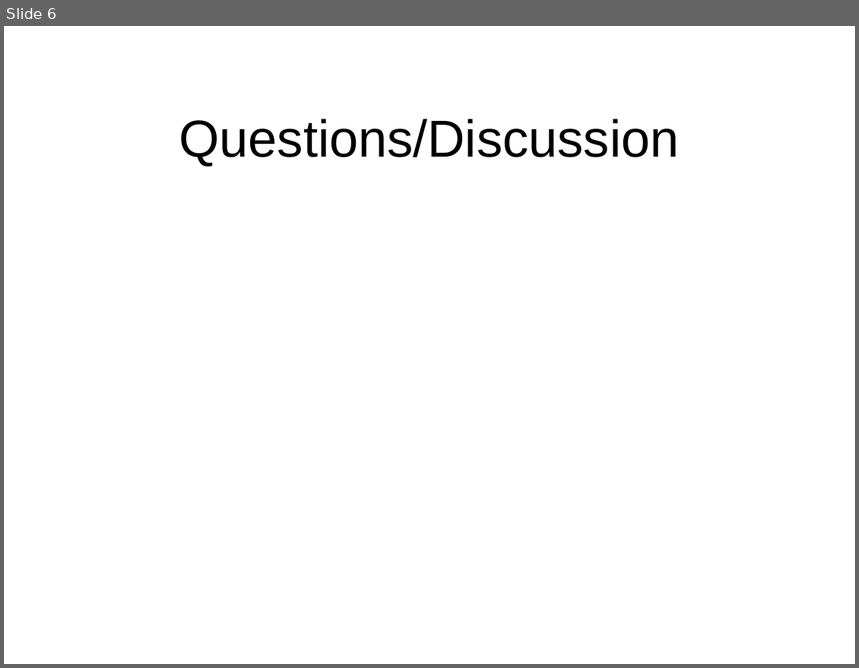
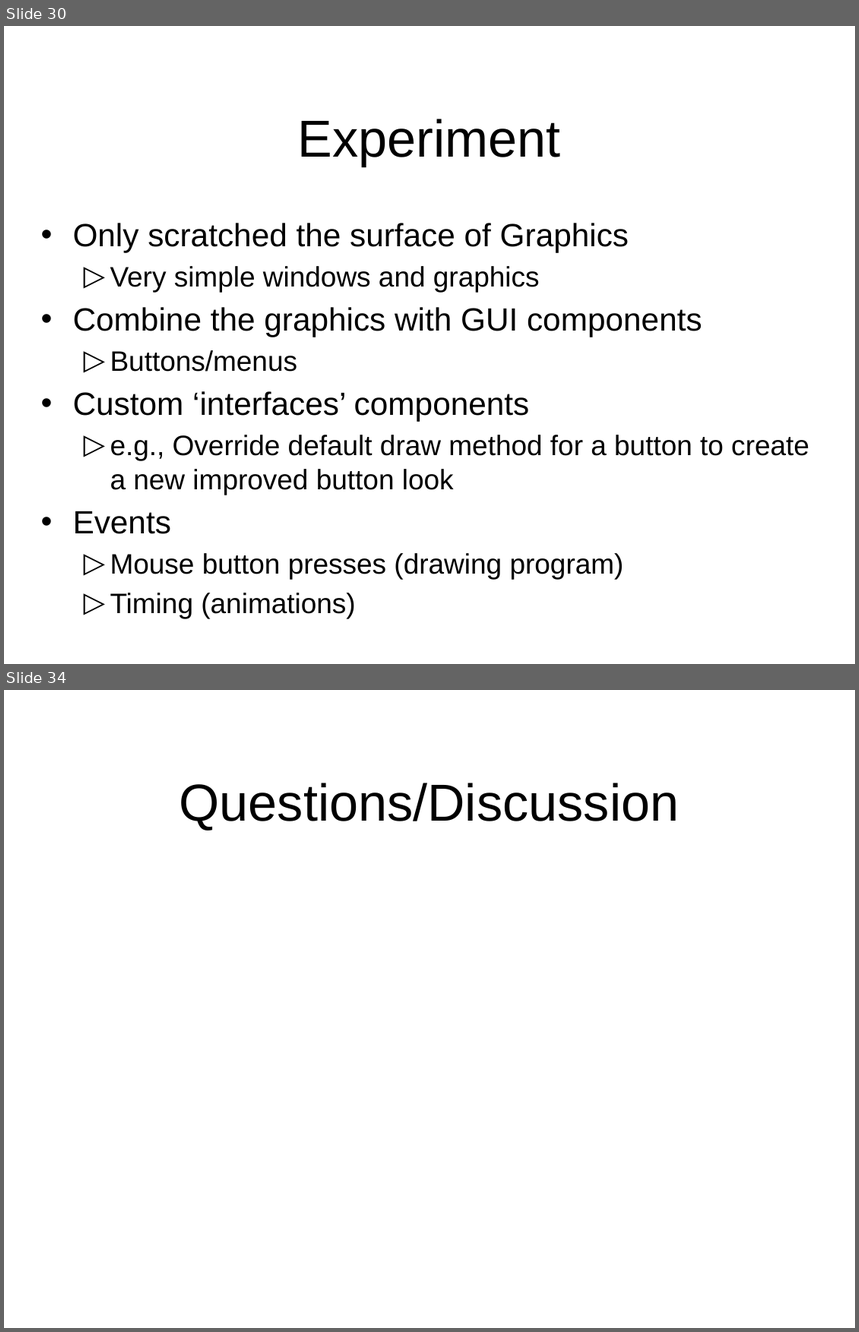
Before and after one commit to octaviordz/zjnu2017.github.io, a slide deck: OOP/lectures/080--Graphics.pptx. Shown one above the other, each under a label of ours: slide 6 before the commit, slides 30 and 34 after it; the slides between them are not shown. The pictures are 859x668 and 859x1332 pixels, drawn with LibreOffice and Linux fonts; fonts in the diff are those of the drawing. Boxes give left, top, right and bottom in pixels: in the first picture for what was removed or moved away, otherwise in the second. Text is boxed around its words. In the diff, an @@ line names an element or a change of style, - is before the commit and + after.

Commit message:
Graphics lecture.

```diff
--- a/OOP/lectures/080--Graphics.pptx
+++ b/OOP/lectures/080--Graphics.pptx
@@ slide 30 added at <box>4,26,855,664</box>, background #FFFFFF @@
@@ title added at <box>298,119,561,166</box>, 44 pt, text #000000 @@
+Experiment
@@ text added at <box>73,223,810,579</box>, 23.8 pt, text #000000 @@
+• Only scratched the surface of Graphics
+  ▷ Very simple windows and graphics
+• Combine the graphics with GUI components
+  ▷ Buttons/menus
+• Custom ‘interfaces’ components
+  ▷ e.g., Override default draw method for a button to create a new improved button look
+• Events
+  ▷ Mouse button presses (drawing program)
+  ▷ Timing (animations)
@@ what was slide 6 is now slide 34 @@
```
Also in this commit, not shown: 3 slides changed, 28 other slides added, 1 slide removed, 1 other file.
